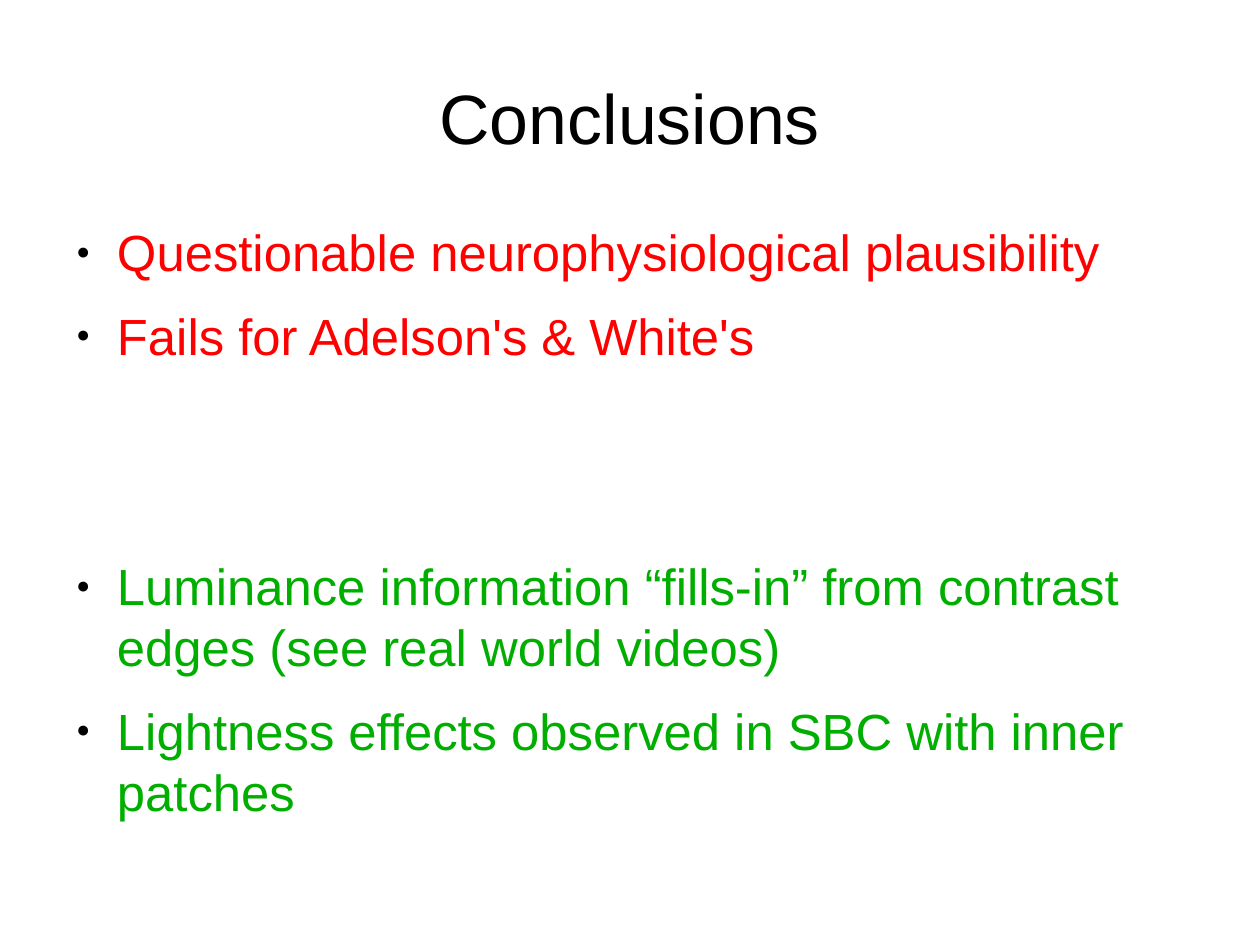
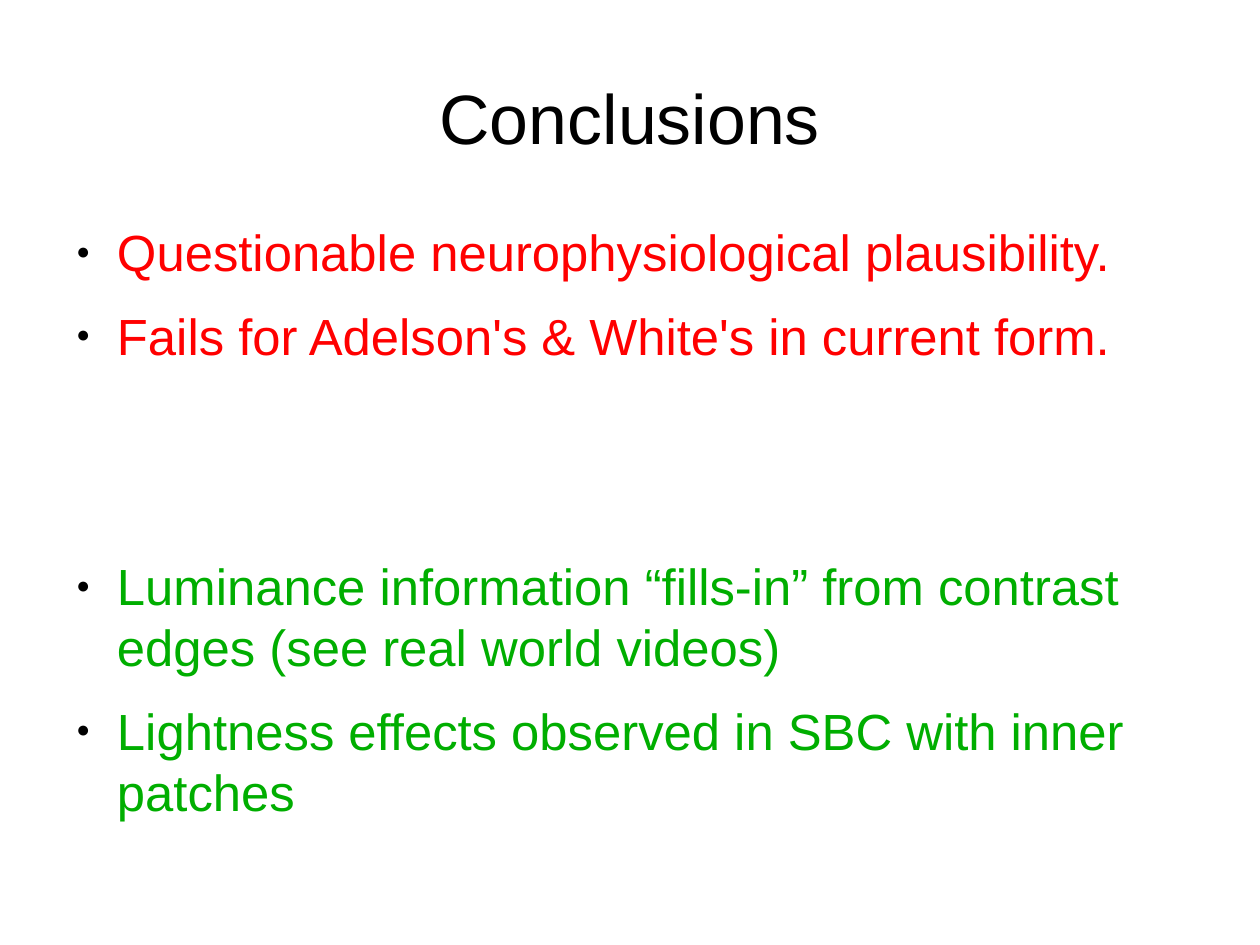
Before and after one commit to TUBvision/contAdapt_francis, a slide deck: slide 26 of Documents/Model descriptions/Dynamic normalization network presentation.odp (slide 25 before the commit). Drawn at 1260x945 pixels with LibreOffice and Linux fonts; fonts in the diff are those of the drawing. Boxes give left, top, right and bottom in pixels: in the first picture for what was removed or moved away, otherwise in the second. Text is boxed around its words. In the diff, an @@ line names an element or a change of style, - is before the commit and + after.

```diff
--- a/Documents/Model descriptions/Dynamic normalization network presentation.odp
+++ b/Documents/Model descriptions/Dynamic normalization network presentation.odp
@@ text at [117, 234, 1110, 356]: text changed @@
-● Questionable neurophysiological plausibility
-● Fails for Adelson's & White's
+● Questionable neurophysiological plausibility.
+● Fails for Adelson's & White's in current form.
```
Also in this commit, not shown: 7 other slides changed, 1 slide added, 1 other file.
